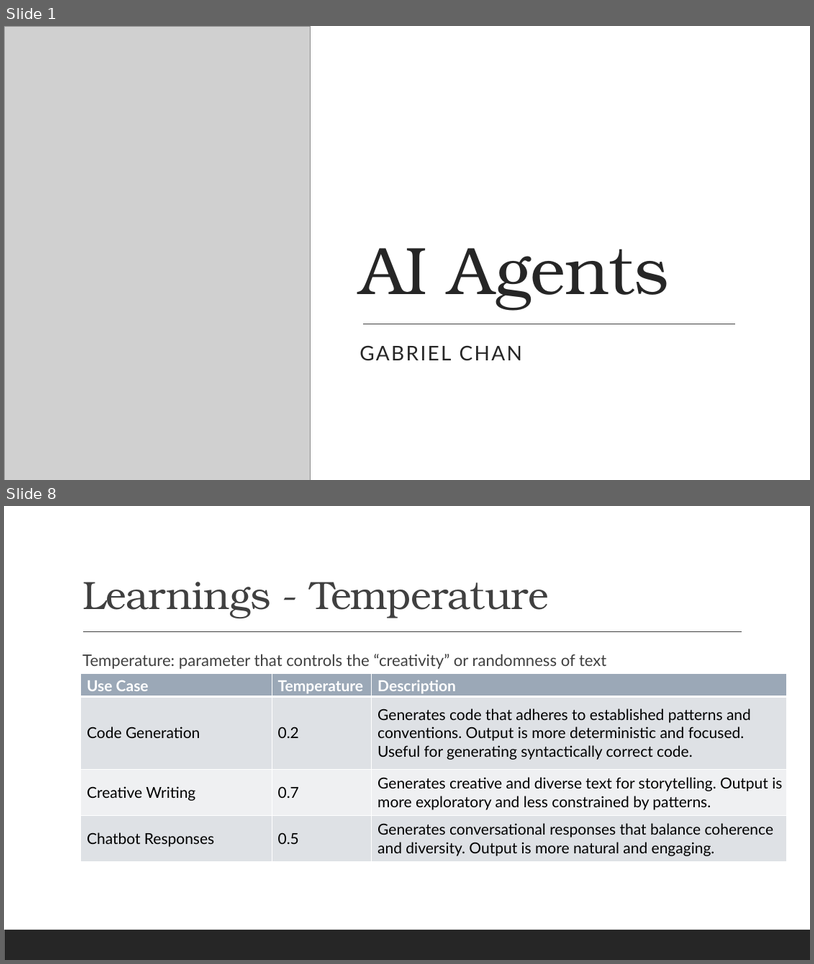
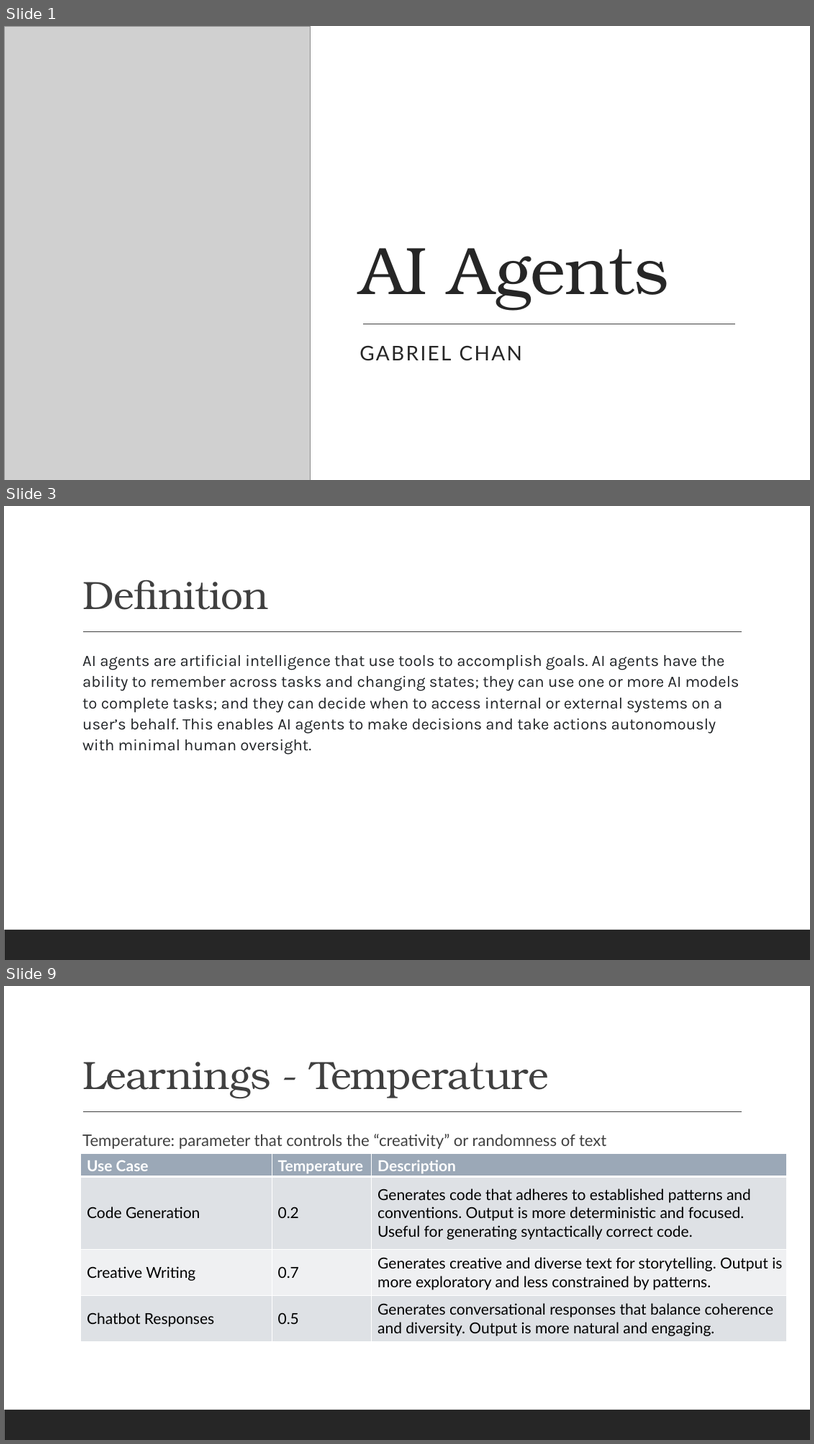
Before and after one commit to gabrielchanyk/pdf-ppt_agentic_workflow, a slide deck: AI Agents.pptx. Shown one above the other, each under a label of ours: slides 1 and 8 before the commit, slides 1, 3 and 9 after it; the slides between them are not shown. The pictures are 814x964 and 814x1444 pixels, drawn with LibreOffice and Linux fonts; fonts in the diff are those of the drawing; grey boxes stand for pictures. Boxes give left, top, right and bottom in pixels: in the first picture for what was removed or moved away, otherwise in the second. Text is boxed around its words. In the diff, an @@ line names an element or a change of style, - is before the commit and + after.

```diff
--- a/AI Agents.pptx
+++ b/AI Agents.pptx
@@ slide 3 added at <box>4,506,810,960</box>, background #FFFFFF; not listed: 2 template elements that a slide beside it also shows @@
@@ title added at <box>82,580,269,610</box>, 47 pt, text #404040 @@
+Definition
@@ text added at <box>82,654,740,754</box>, 19 pt, text #212427 @@
+  AI agents are artificial intelligence that use tools to accomplish goals. AI agents have the ability to remember across tasks and changing states; they can use one or more AI models to complete tasks; and they can decide when to access internal or external systems on a user’s behalf. This enables AI agents to make decisions and take actions autonomously with minimal human oversight.
@@ what was slide 8 is now slide 9 @@
```
Also in this commit, not shown: 5 slides changed, 4 other slides added, 4 slides removed.
